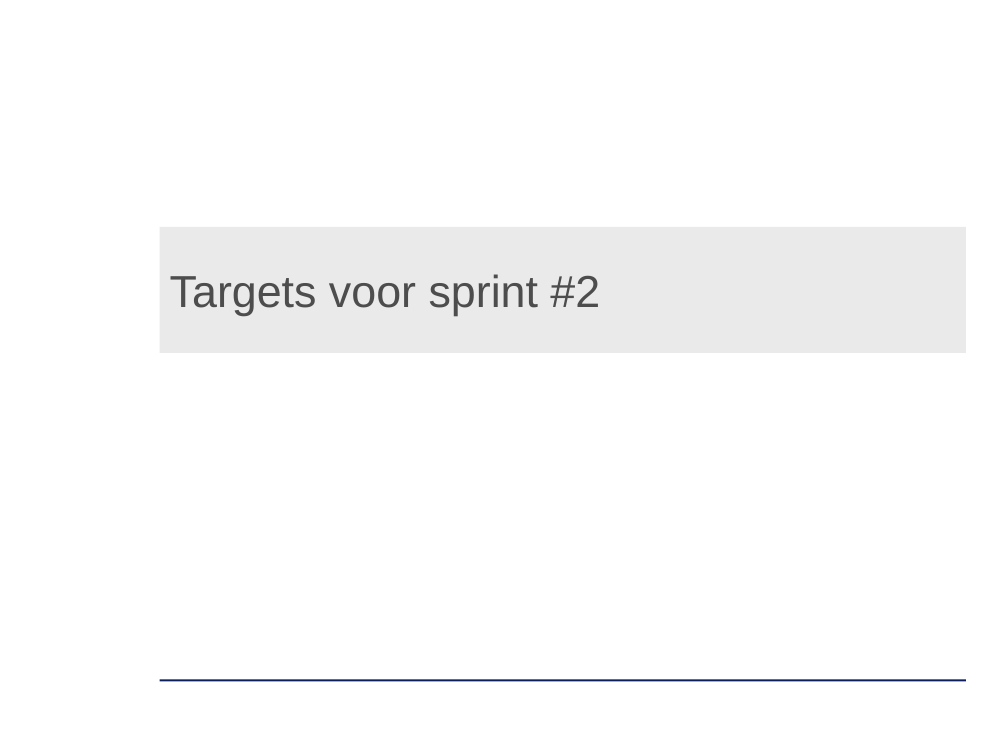
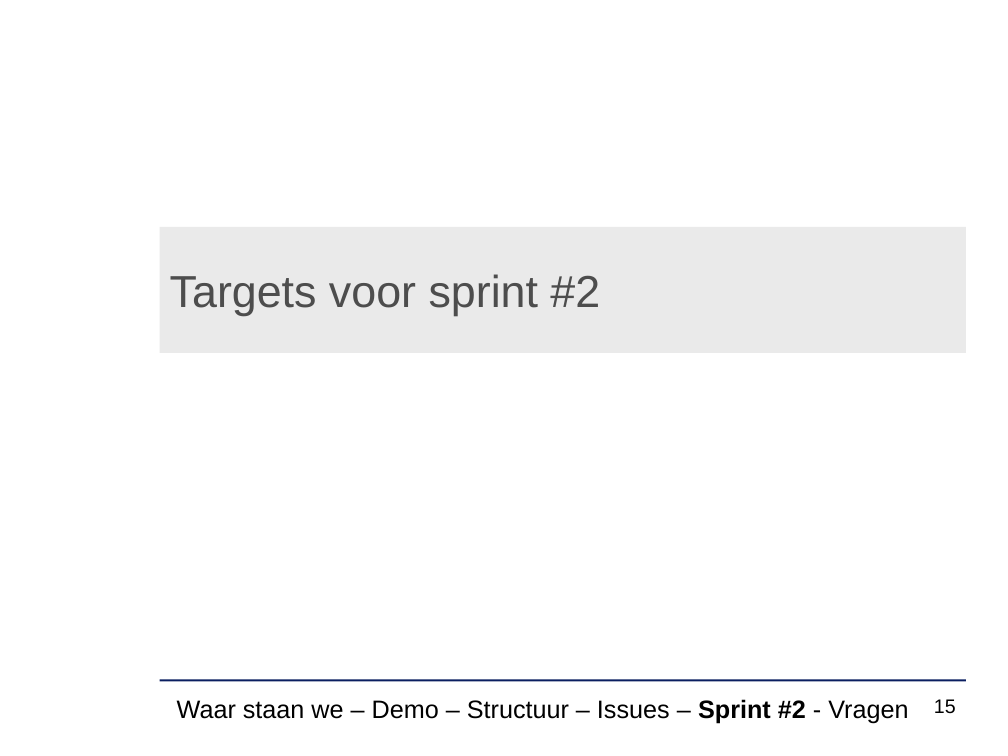
Before and after one commit to verkeergent/Traffic-Travel-Time-Analyzer-4, a slide deck: slide 15 of Analyse/sprint1presentatie.pptx (slide 12 before the commit). Drawn at 1008x756 pixels with LibreOffice and Linux fonts; fonts in the diff are those of the drawing; background and template pictures are left out. Boxes give left, top, right and bottom in pixels: in the first picture for what was removed or moved away, otherwise in the second. Text is boxed around its words. In the diff, an @@ line names an element or a change of style, - is before the commit and + after.

Commit message:
update presentatie sprint 1

```diff
--- a/Analyse/sprint1presentatie.pptx
+++ b/Analyse/sprint1presentatie.pptx
@@ text added at (x1=177, y1=699, x2=908, y2=724), 18 pt, text #000000 @@
+Waar staan we – Demo – Structuur – Issues – Sprint #2 - Vragen
@@ page number added at (x1=934, y1=699, x2=956, y2=714), 14 pt, text #000000 @@
+15
```
Also in this commit, not shown: 11 other slides changed, 7 slides added, 3 slides removed.
